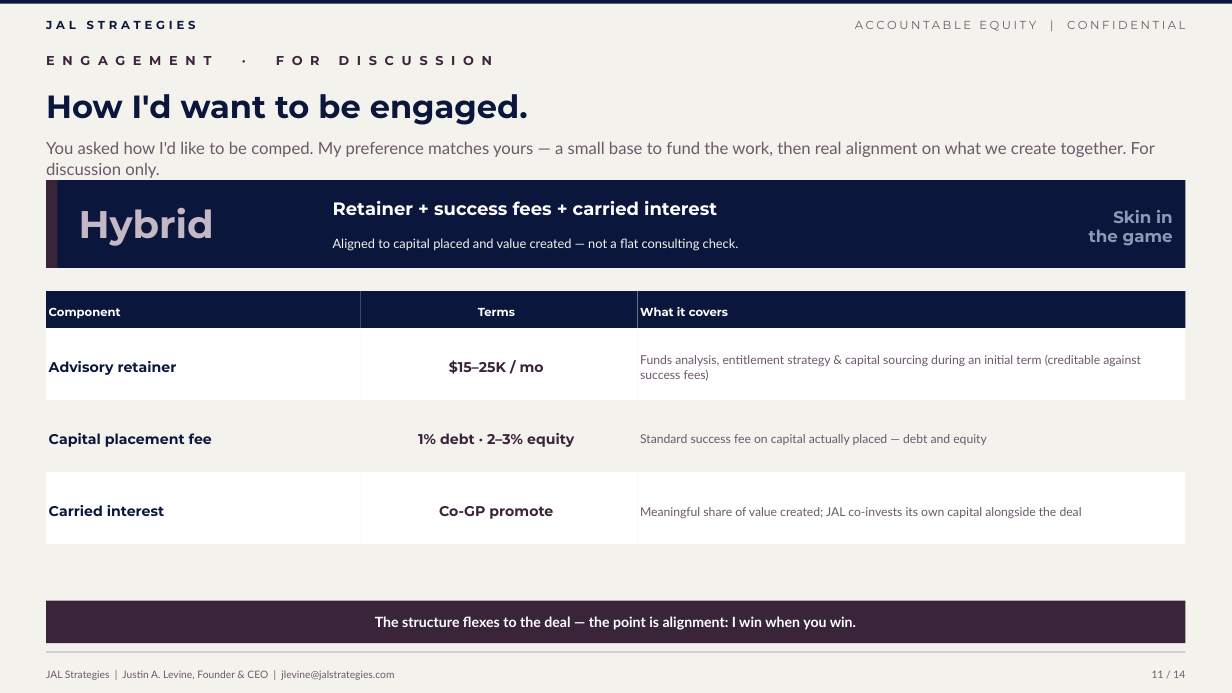
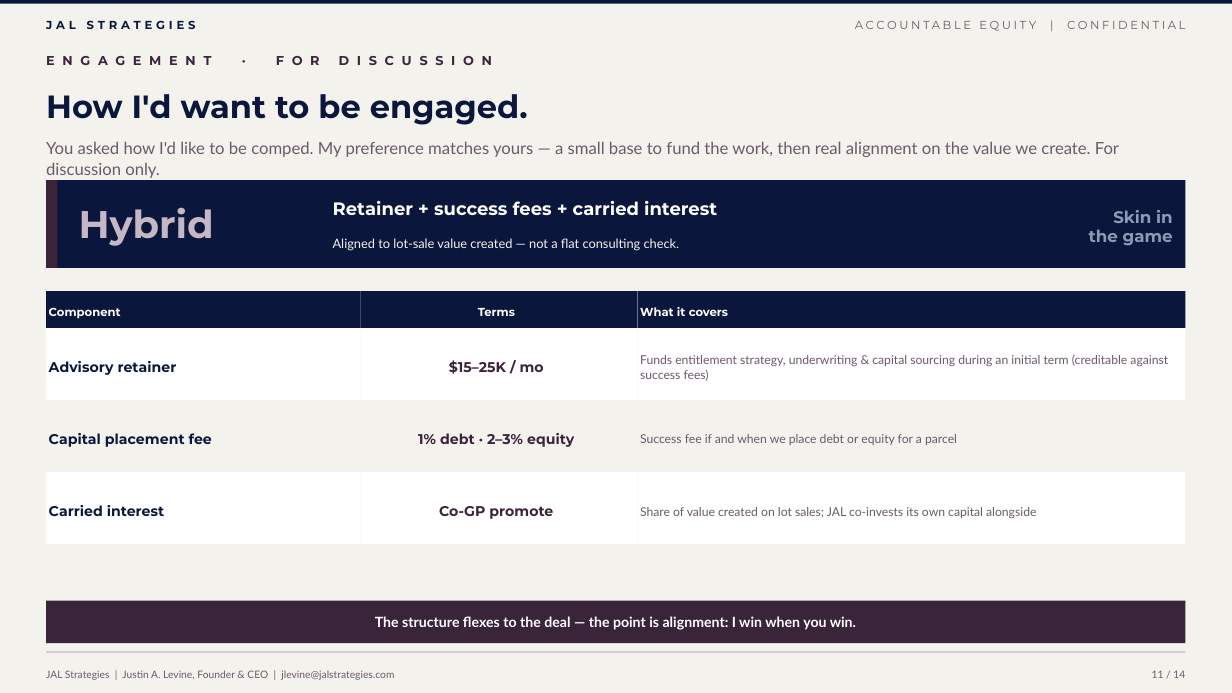
Before and after one commit to jlevine711/Apex, a slide deck: slide 11 of JAL_Accountable_Equity_Proposal.pptx. Drawn at 1232x693 pixels with LibreOffice and Linux fonts; fonts in the diff are those of the drawing. Boxes give left, top, right and bottom in pixels: in the first picture for what was removed or moved away, otherwise in the second. Text is boxed around its words. In the diff, an @@ line names an element or a change of style, - is before the commit and + after.

```diff
--- a/JAL_Accountable_Equity_Proposal.pptx
+++ b/JAL_Accountable_Equity_Proposal.pptx
@@ text at box(46, 141, 1119, 178): text changed @@
-You asked how I'd like to be comped. My preference matches yours — a small base to fund the work, then real alignment on what we create together. For discussion only.
+You asked how I'd like to be comped. My preference matches yours — a small base to fund the work, then real alignment on the value we create. For discussion only.
@@ text at box(333, 238, 680, 251): text changed @@
-Aligned to capital placed and value created — not a flat consulting check.
+Aligned to lot-sale value created — not a flat consulting check.
@@ text at box(640, 355, 1168, 381): text changed @@
-Funds analysis, entitlement strategy & capital sourcing during an initial term (creditable against success fees)
+Funds entitlement strategy, underwriting & capital sourcing during an initial term (creditable against success fees)
@@ text at box(640, 434, 957, 445): text changed @@
-Standard success fee on capital actually placed — debt and equity
+Success fee if and when we place debt or equity for a parcel
@@ text at box(640, 507, 1036, 518): text changed @@
-Meaningful share of value created; JAL co-invests its own capital alongside the deal
+Share of value created on lot sales; JAL co-invests its own capital alongside
```
Also in this commit, not shown: 10 other slides changed, 2 slides added, 2 slides removed, 2 other files.
